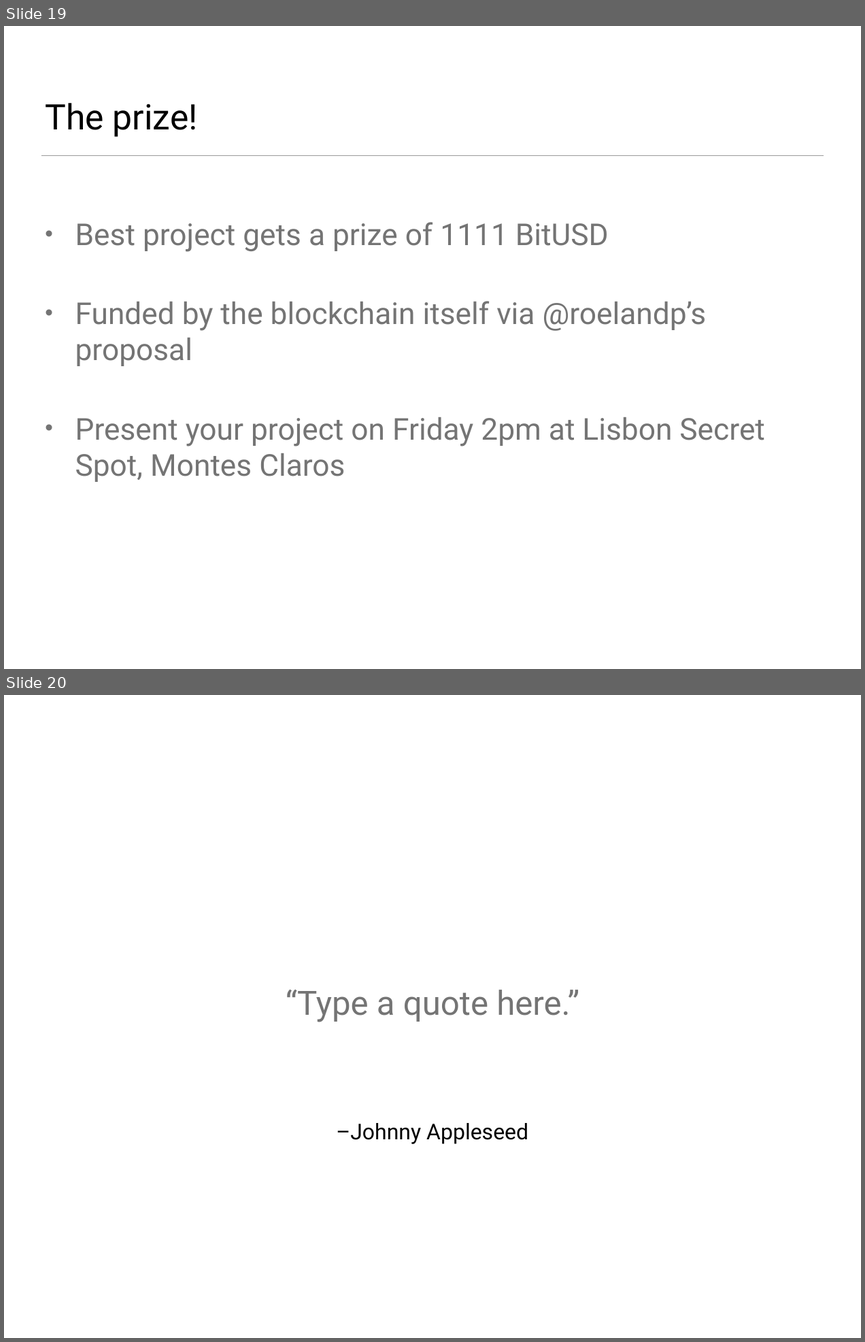
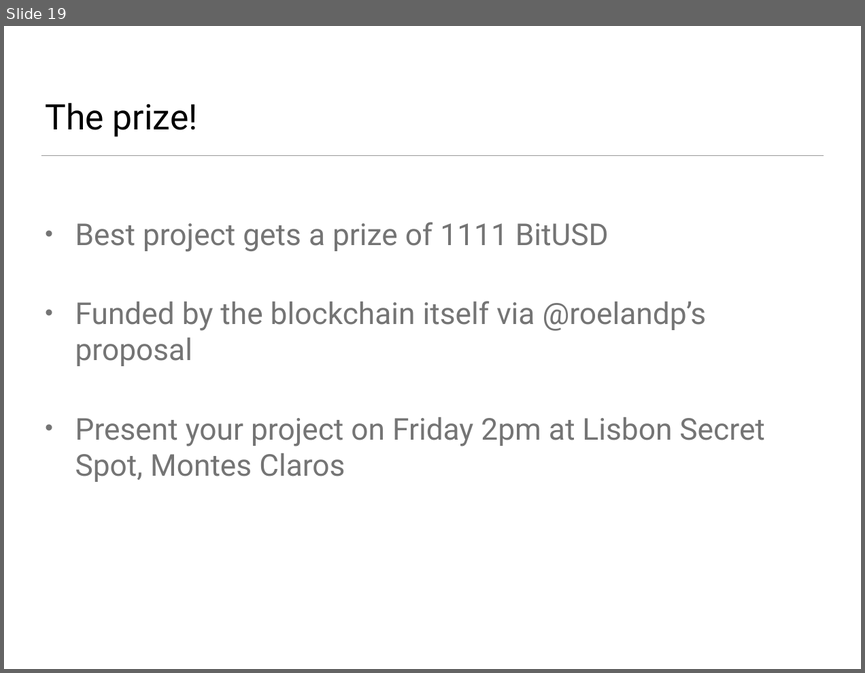
Before and after one commit to wackou/slides, a slide deck: steemfest2_hackathon.pptx. Shown one above the other, each under a label of ours: slides 19 and 20 before the commit, slide 19 after it. The pictures are 865x1342 and 865x673 pixels, drawn with LibreOffice and Linux fonts; fonts in the diff are those of the drawing; background and template pictures are left out. Boxes give left, top, right and bottom in pixels: in the first picture for what was removed or moved away, otherwise in the second. Text is boxed around its words. In the diff, an @@ line names an element or a change of style, - is before the commit and + after.

Commit message:
removed dummy slide

```diff
--- a/steemfest2_hackathon.pptx
+++ b/steemfest2_hackathon.pptx
@@ slide 20 removed at (x1=4, y1=695, x2=861, y2=1338), background #FFFFFF @@
@@ text removed at (x1=286, y1=989, x2=579, y2=1022) @@
-“Type a quote here.”
@@ text removed at (x1=336, y1=1123, x2=528, y2=1144) @@
-–Johnny Appleseed
```
Also in this commit, not shown: 2 other files.
